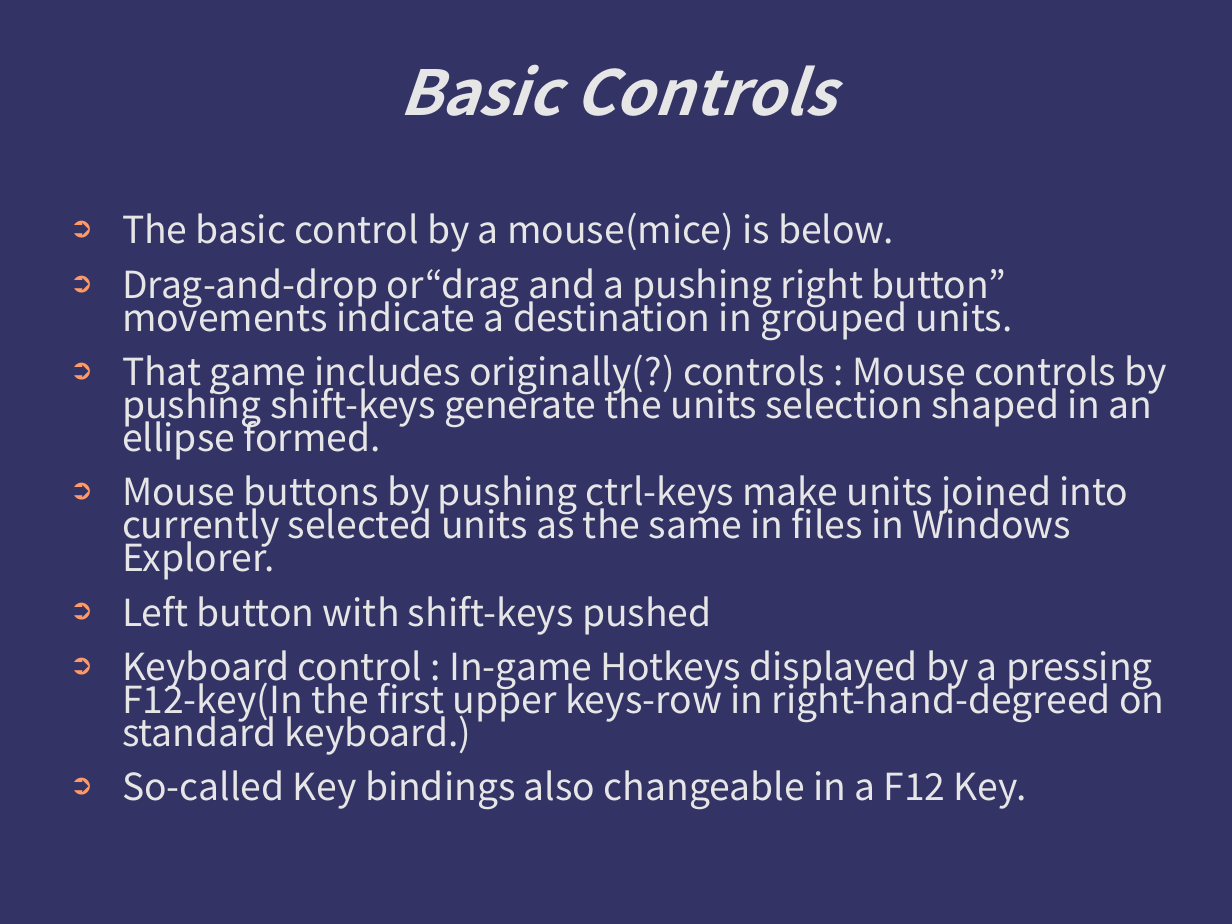
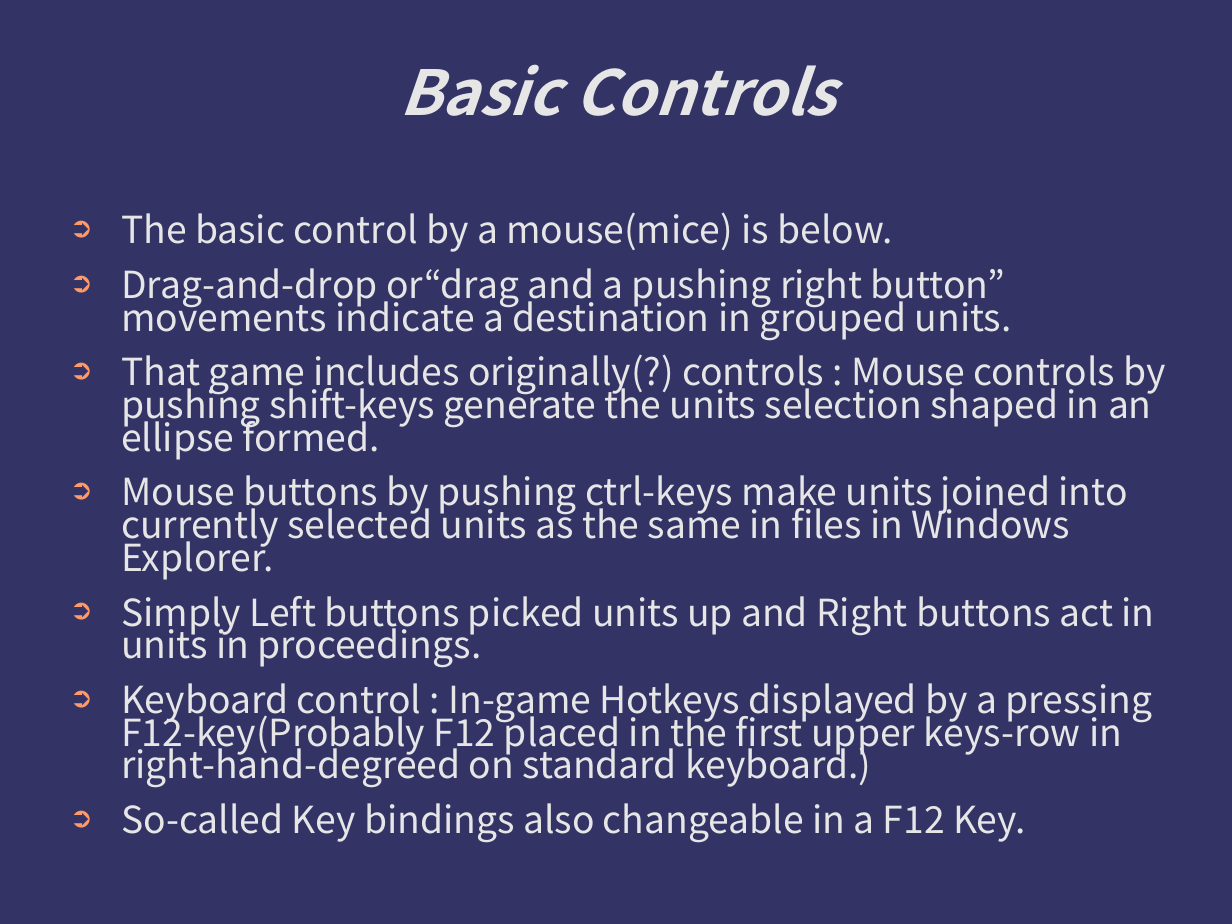
Before and after one commit to kotorize/kotorize, a slide deck: slide 4 of Manuals.ppt. Drawn at 1232x924 pixels with LibreOffice and Linux fonts; fonts in the diff are those of the drawing; background and template pictures are left out. Boxes give left, top, right and bottom in pixels: in the first picture for what was removed or moved away, otherwise in the second. Text is boxed around its words. In the diff, an @@ line names an element or a change of style, - is before the commit and + after.

```diff
--- a/Manuals.ppt
+++ b/Manuals.ppt
@@ text at (x1=121, y1=212, x2=1166, y2=843): indent changed @@
@@ text at (x1=121, y1=596, x2=1155, y2=788): text changed @@
-➲ Left button with shift-keys pushed
-➲ Keyboard control : In-game Hotkeys displayed by a pressing F12-key(In the first upper keys-row in right-hand-degreed on standard keyboard.)
+➲ Simply Left buttons picked units up and Right buttons act in units in proceedings.
+➲ Keyboard control : In-game Hotkeys displayed by a pressing F12-key(Probably F12 placed in the first upper keys-row in right-hand-degreed on standard keyboard.)
```
Also in this commit, not shown: 6 other slides changed.
